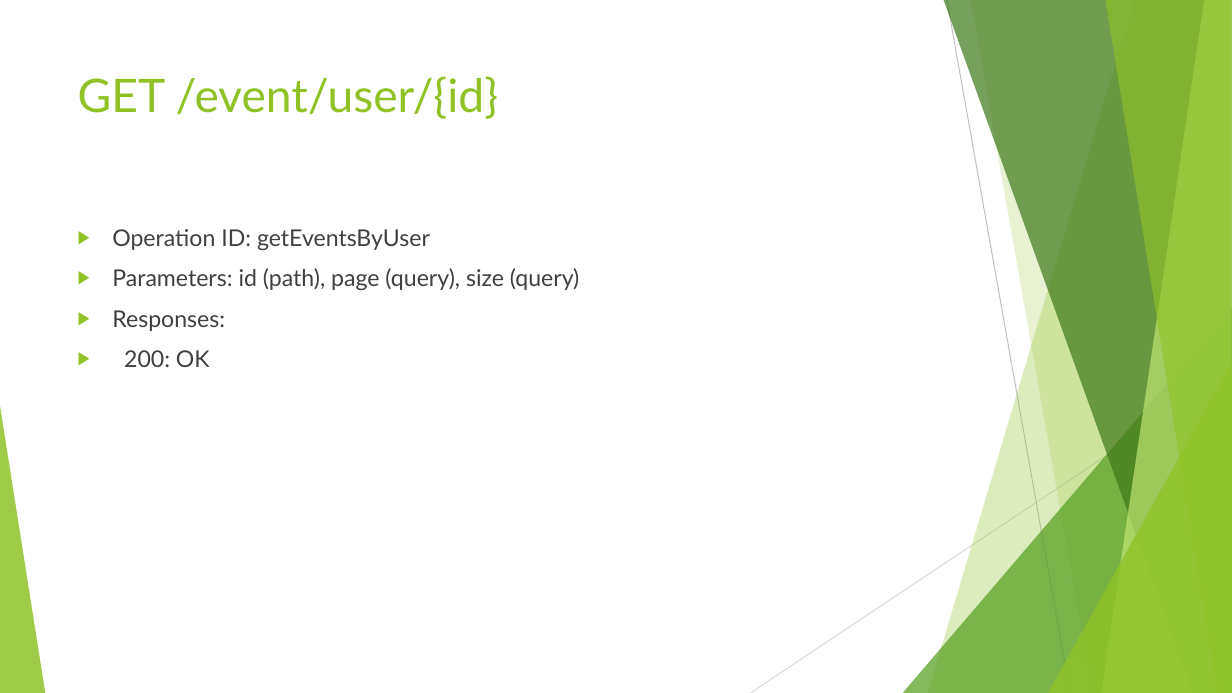
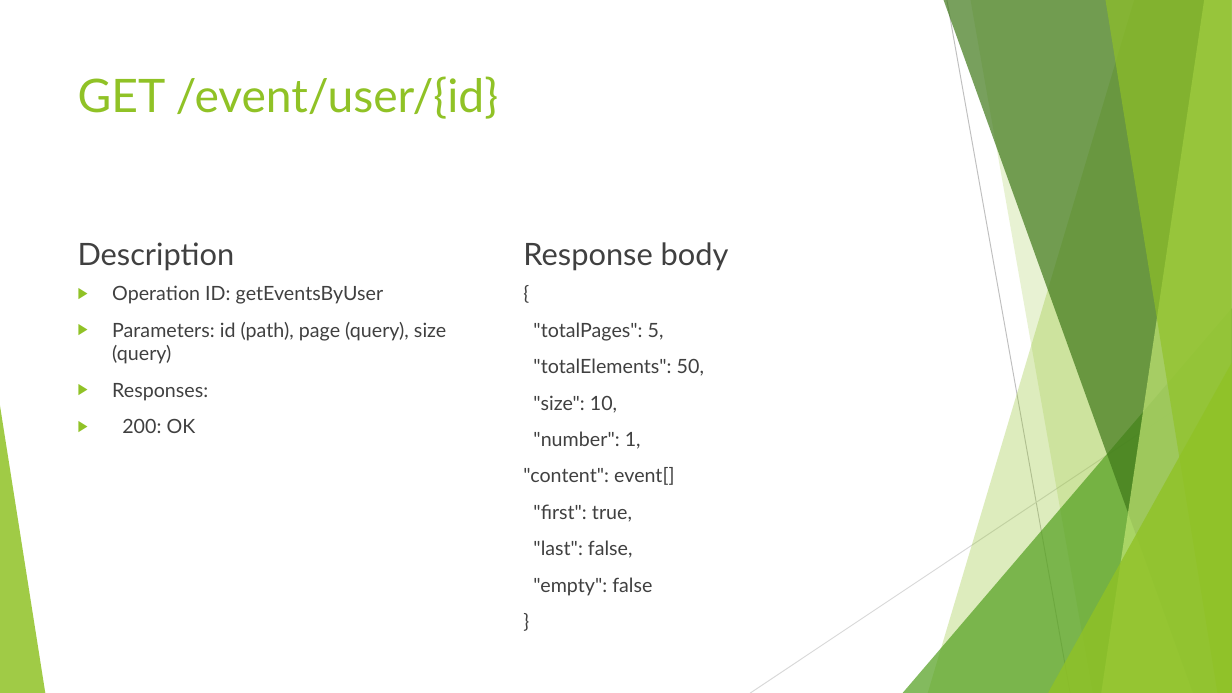
Before and after one commit to jidni911/sdcianSpring, a slide deck: slide 23 of Project SDC.pptx. Drawn at 1232x693 pixels with LibreOffice and Linux fonts; fonts in the diff are those of the drawing. Boxes give left, top, right and bottom in pixels: in the first picture for what was removed or moved away, otherwise in the second. Text is boxed around its words. In the diff, an @@ line names an element or a change of style, - is before the commit and + after.

```diff
--- a/Project SDC.pptx
+++ b/Project SDC.pptx
@@ text added at (78,242,235,271), 24 pt, text #404040 @@
+Description
@@ text added at (523,242,729,271), 24 pt, text #404040 @@
+Response body
@@ text "Operation ID: getEventsByUser": place and size @@
-text "Operation ID: getEventsByUser" at (112,229,579,367)
+text "Operation ID: getEventsByUser" at (112,285,446,433)
@@ text "Operation ID: getEventsByUser" at (112,285,446,433): size 18 to 15.3 pt @@
@@ text added at (523,322,704,596), 15.3 pt, text #404040 @@
+{
+"totalPages": 5,
+"totalElements": 50,
+"size": 10,
+"number": 1,
+"content": event[]
+"first": true,
+"last": false,
+"empty": false
+}
```
Also in this commit, not shown: 14 other slides changed, 11 other files.
